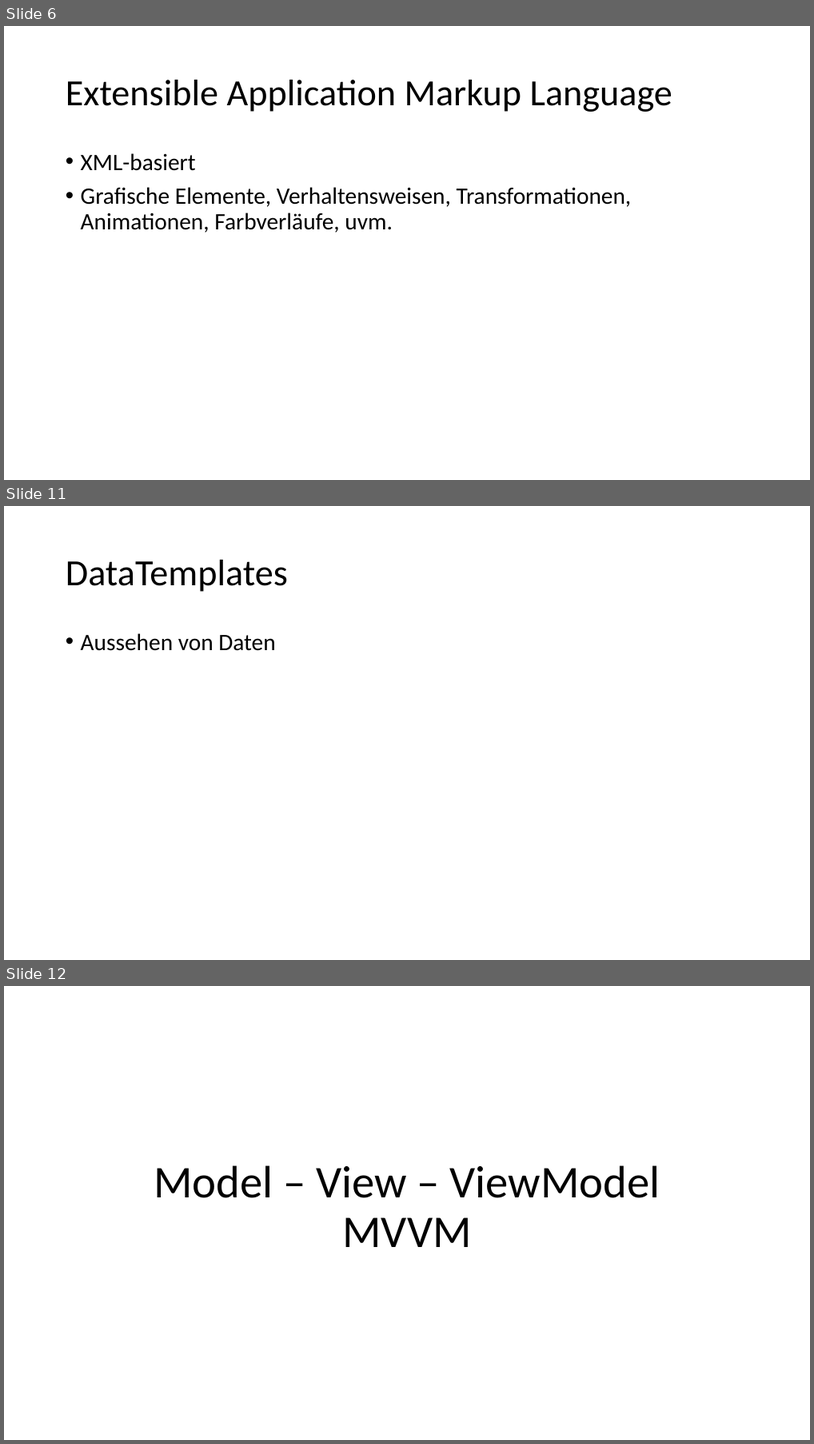
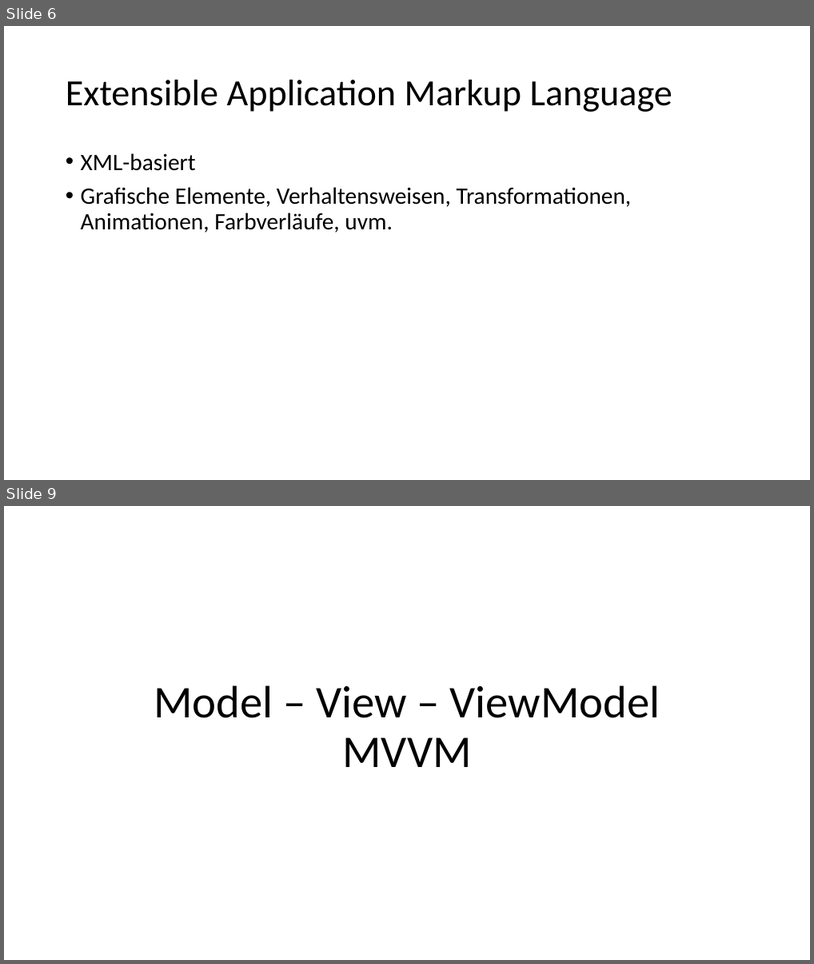
Before and after one commit to Steffen543/InformatikSeminarDemo, a slide deck: Präsentation_Steffen.pptx. Shown one above the other, each under a label of ours: slides 6, 11 and 12 before the commit, slides 6 and 9 after it; the slides between them are not shown. The pictures are 814x1444 and 814x964 pixels, drawn with LibreOffice and Linux fonts; fonts in the diff are those of the drawing. Boxes give left, top, right and bottom in pixels: in the first picture for what was removed or moved away, otherwise in the second. Text is boxed around its words. In the diff, an @@ line names an element or a change of style, - is before the commit and + after.

```diff
--- a/Präsentation_Steffen.pptx
+++ b/Präsentation_Steffen.pptx
@@ slide 11 removed at [4, 506, 810, 960], background #FFFFFF @@
@@ title removed at [66, 560, 288, 592] @@
-DataTemplates
@@ text removed at [81, 633, 275, 651] @@
-• Aussehen von Daten
@@ what was slide 12 is now slide 9 @@
```
Also in this commit, not shown: 2 slides changed, 2 other slides removed.
